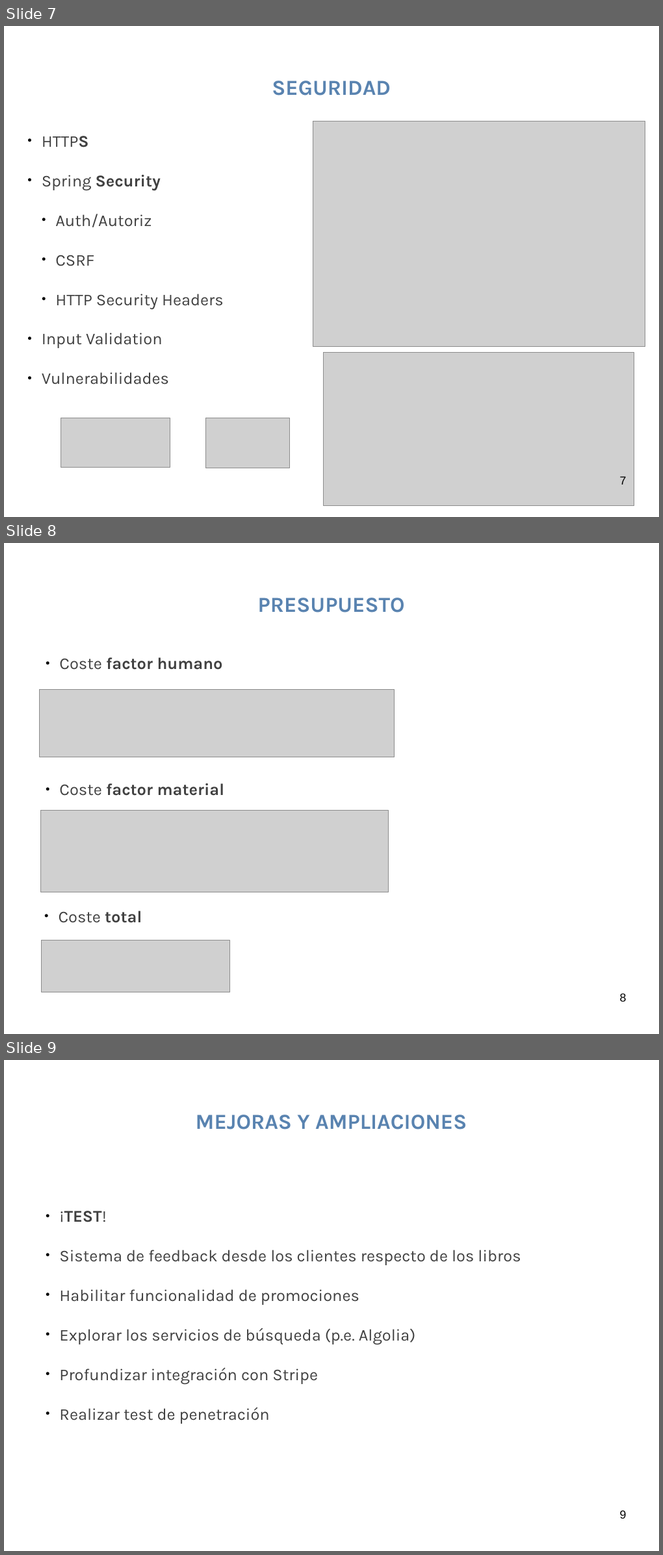
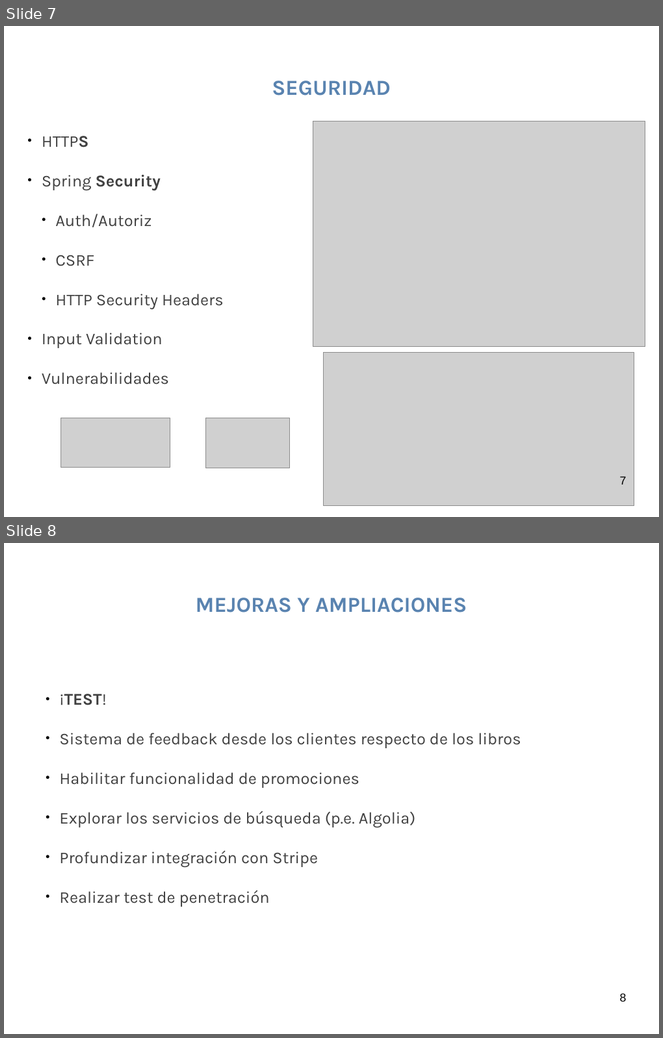
Before and after one commit to misrraimsp/firstmarket, a slide deck: docs/presentation/slides.odp. Shown one above the other, each under a label of ours: slides 7, 8 and 9 before the commit, slides 7 and 8 after it. The pictures are 663x1555 and 663x1038 pixels, drawn with LibreOffice and Linux fonts; fonts in the diff are those of the drawing; grey boxes stand for pictures. Boxes give left, top, right and bottom in pixels: in the first picture for what was removed or moved away, otherwise in the second. Text is boxed around its words. In the diff, an @@ line names an element or a change of style, - is before the commit and + after.

Commit message:
slides update

```diff
--- a/docs/presentation/slides.odp
+++ b/docs/presentation/slides.odp
@@ slide 8 removed at box(4, 543, 659, 1034), background #FFFFFF @@
@@ title removed at box(258, 598, 405, 613) @@
-PRESUPUESTO
@@ text removed at box(59, 657, 223, 670) @@
-● Coste factor humano
@@ picture removed at box(40, 690, 395, 757) @@
@@ text removed at box(59, 783, 224, 796) @@
-● Coste factor material
@@ picture removed at box(41, 811, 388, 893) @@
@@ text removed at box(59, 911, 142, 923) @@
-● Coste total
@@ picture removed at box(42, 941, 230, 993) @@
@@ page number removed at box(620, 993, 627, 1002) @@
-8
@@ what was slide 9 is now slide 8 @@
@@ page number at box(620, 993, 627, 1002): text changed @@
-9
+8
```
